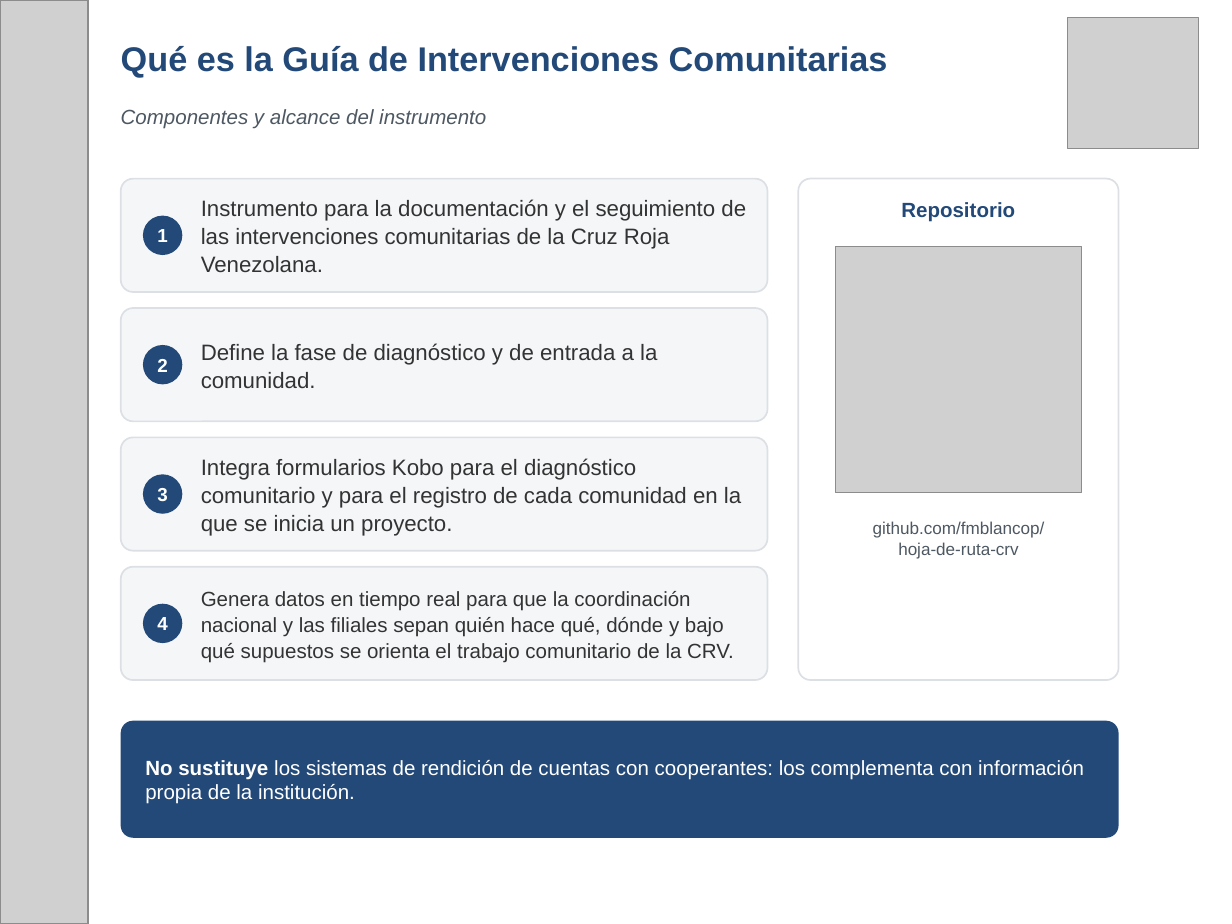
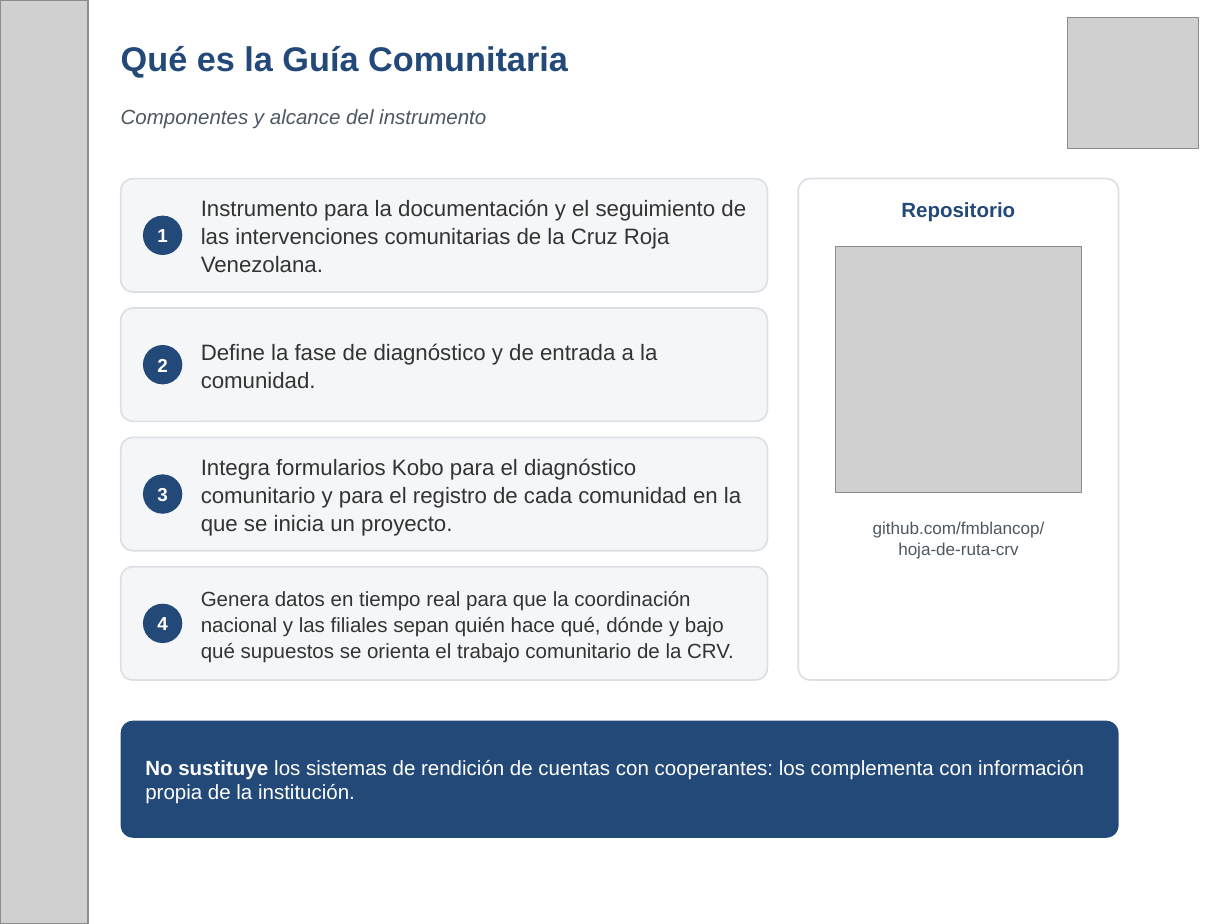
Before and after one commit to fmblancop/Hoja-de-Ruta-CRV, a slide deck: slide 8 of Hoja_de_Ruta_CRV_presentacion.pptx. Drawn at 1232x924 pixels with LibreOffice and Linux fonts; fonts in the diff are those of the drawing; grey boxes stand for pictures. Boxes give left, top, right and bottom in pixels: in the first picture for what was removed or moved away, otherwise in the second. Text is boxed around its words. In the diff, an @@ line names an element or a change of style, - is before the commit and + after.

```diff
--- a/Hoja_de_Ruta_CRV_presentacion.pptx
+++ b/Hoja_de_Ruta_CRV_presentacion.pptx
@@ text at bbox=[121, 46, 568, 77]: text changed @@
-Qué es la Guía de Intervenciones Comunitarias
+Qué es la Guía Comunitaria
```
Also in this commit, not shown: 4 other slides changed.
